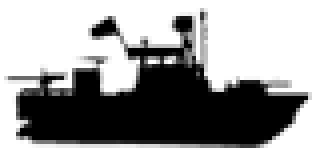
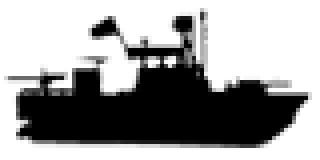
Layered file, before and after one edit (w=320, h=160). Changes by layer:
painted on "Layer 1" over [136, 56, 176, 68]
